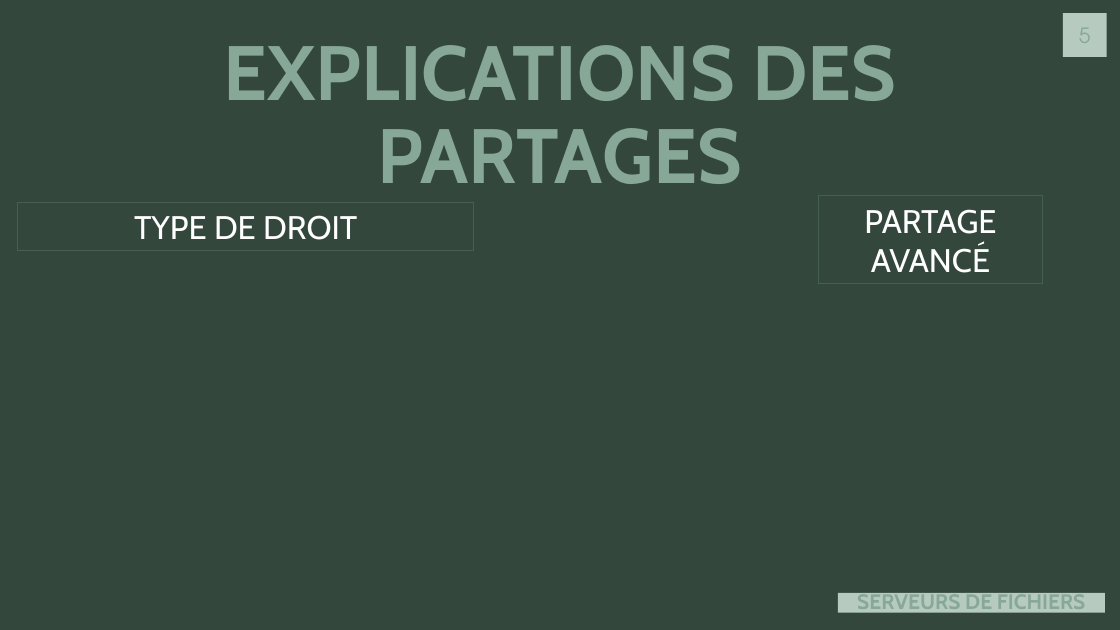
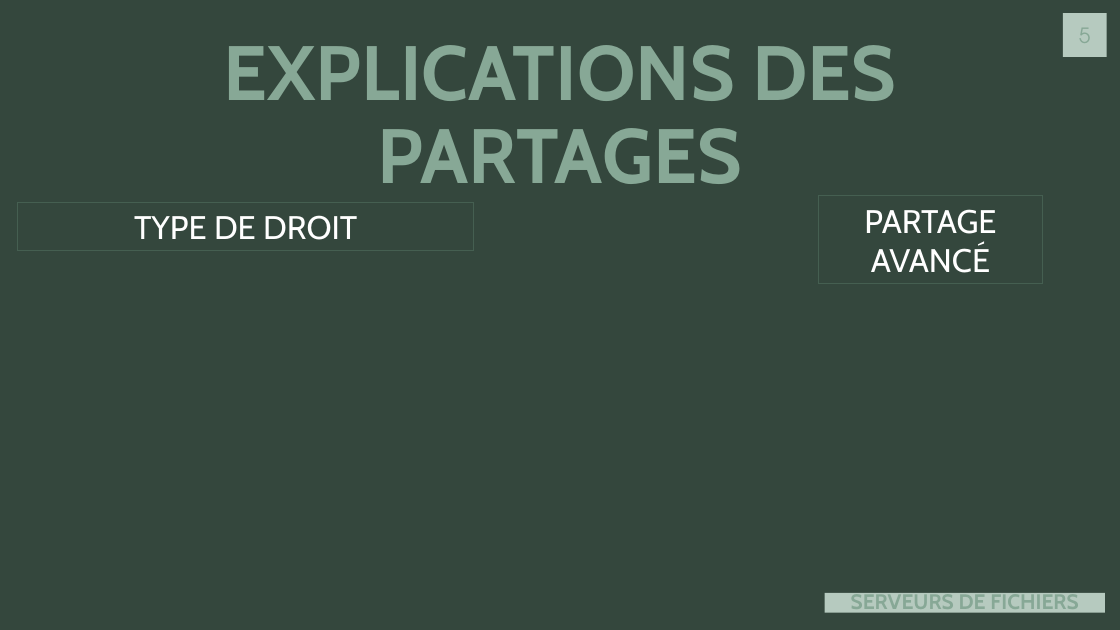
Before and after one commit to J0rg321/Serveur_Fichiers_ICT-123, a slide deck: slide 5 of SERVEUR ET FICHIERS D’IMPRESSION.pptx. Drawn at 1120x630 pixels with LibreOffice and Linux fonts; fonts in the diff are those of the drawing. Boxes give left, top, right and bottom in pixels: in the first picture for what was removed or moved away, otherwise in the second. Text is boxed around its words. In the diff, an @@ line names an element or a change of style, - is before the commit and + after.

```diff
--- a/SERVEUR ET FICHIERS D’IMPRESSION.pptx
+++ b/SERVEUR ET FICHIERS D’IMPRESSION.pptx
@@ title "SERVEURS DE FICHIERS" resized from (x1=838, y1=593, x2=1105, y2=613) to (x1=824, y1=593, x2=1104, y2=613) @@
```
Also in this commit, not shown: 4 other slides changed, 1 slide added, 1 other file.
